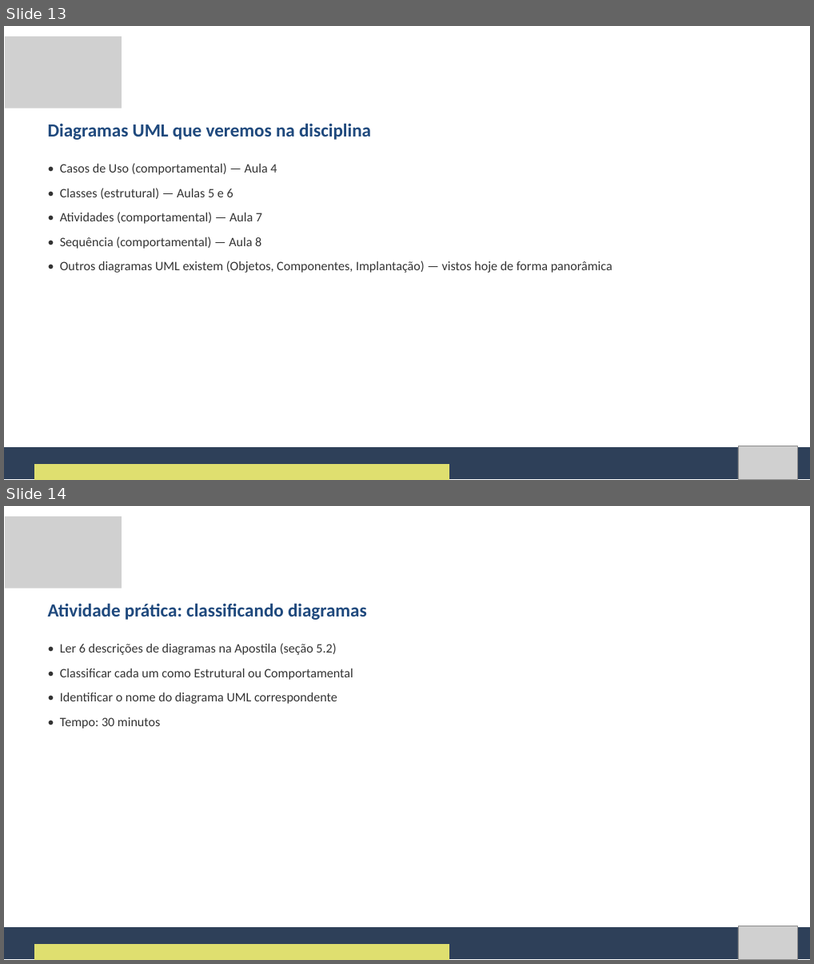
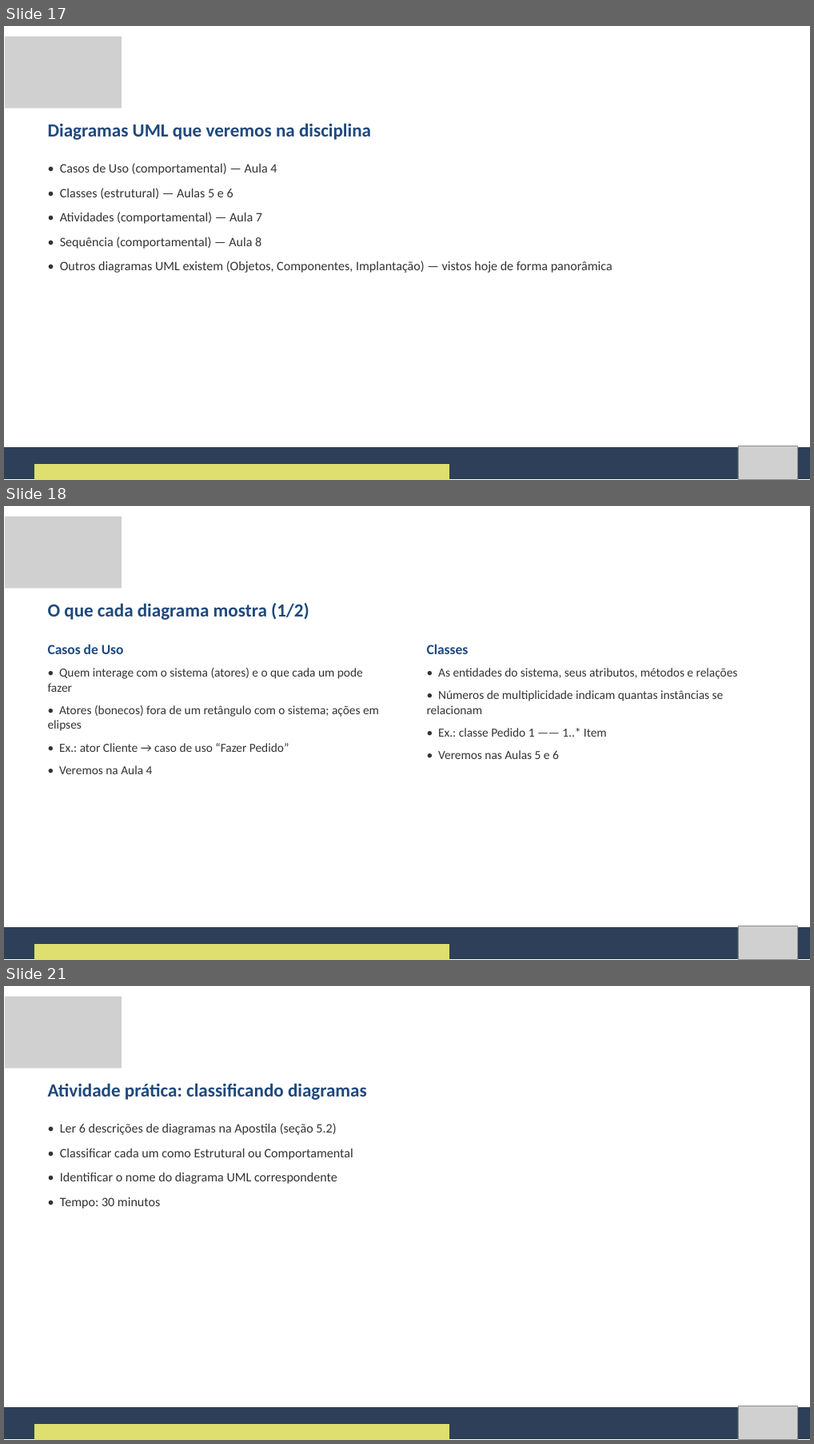
Before and after one commit to Natan20/Curso-Modelagem-De-Sistemas-Material, a slide deck: Aula 03 - 11-09-2026/Aula 3 - Slides.pptx. Shown one above the other, each under a label of ours: slides 13 and 14 before the commit, slides 17, 18 and 21 after it; the slides between them are not shown. The pictures are 814x964 and 814x1444 pixels, drawn with LibreOffice and Linux fonts; fonts in the diff are those of the drawing; grey boxes stand for pictures. Boxes give left, top, right and bottom in pixels: in the first picture for what was removed or moved away, otherwise in the second. Text is boxed around its words. In the diff, an @@ line names an element or a change of style, - is before the commit and + after.

Commit message:
Atualiza apostilas e slides das Aulas 1-4 e agenda das Aulas 1, 2, 5, 6 e 7

```diff
--- a/Aula 03 - 11-09-2026/Aula 3 - Slides.pptx
+++ b/Aula 03 - 11-09-2026/Aula 3 - Slides.pptx
@@ slide 18 added at [4,506,810,960], background #FFFFFF @@
@@ picture added at [5,516,122,588] @@
@@ text added at [48,603,310,620], 33 pt, text #1F497D, bold @@
+O que cada diagrama mostra (1/2)
@@ text added at [48,644,124,654], 25 pt, text #1F497D, bold @@
+Casos de Uso
@@ text added at [427,644,469,654], 25 pt, text #1F497D, bold @@
+Classes
@@ text added at [48,668,379,774], 22 pt, text #333333 @@
+• Quem interage com o sistema (atores) e o que cada um pode fazer
+• Atores (bonecos) fora de um retângulo com o sistema; ações em elipses
+• Ex.: ator Cliente → caso de uso “Fazer Pedido”
+• Veremos na Aula 4
@@ text added at [427,668,738,759], 22 pt, text #333333 @@
+• As entidades do sistema, seus atributos, métodos e relações
+• Números de multiplicidade indicam quantas instâncias se relacionam
+• Ex.: classe Pedido 1 —— 1..* Item
+• Veremos nas Aulas 5 e 6
@@ freeform shape added at [4,927,810,959], fill #2E4059 @@
@@ picture added at [738,926,798,959] @@
@@ freeform shape added at [34,944,450,960], fill #DFDF6F @@
@@ what was slide 13 is now slide 17 @@
@@ what was slide 14 is now slide 21 @@
```
Also in this commit, not shown: 6 other slides added, 12 other files.
